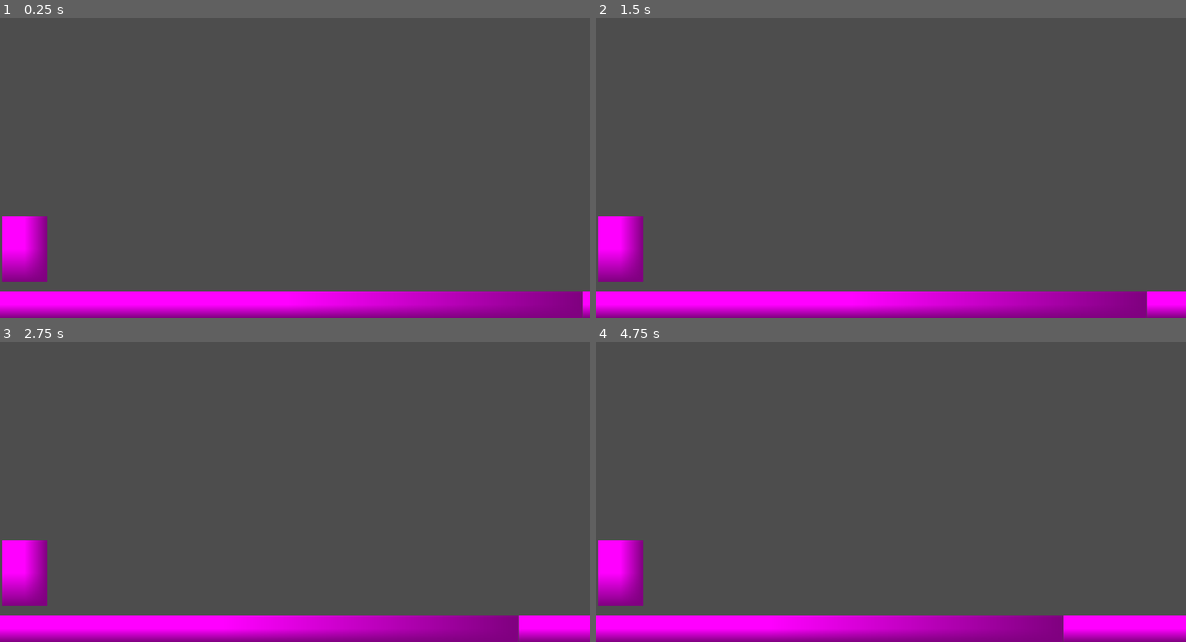
Above: before the commit, frames 1-4 (two rows, left to right).
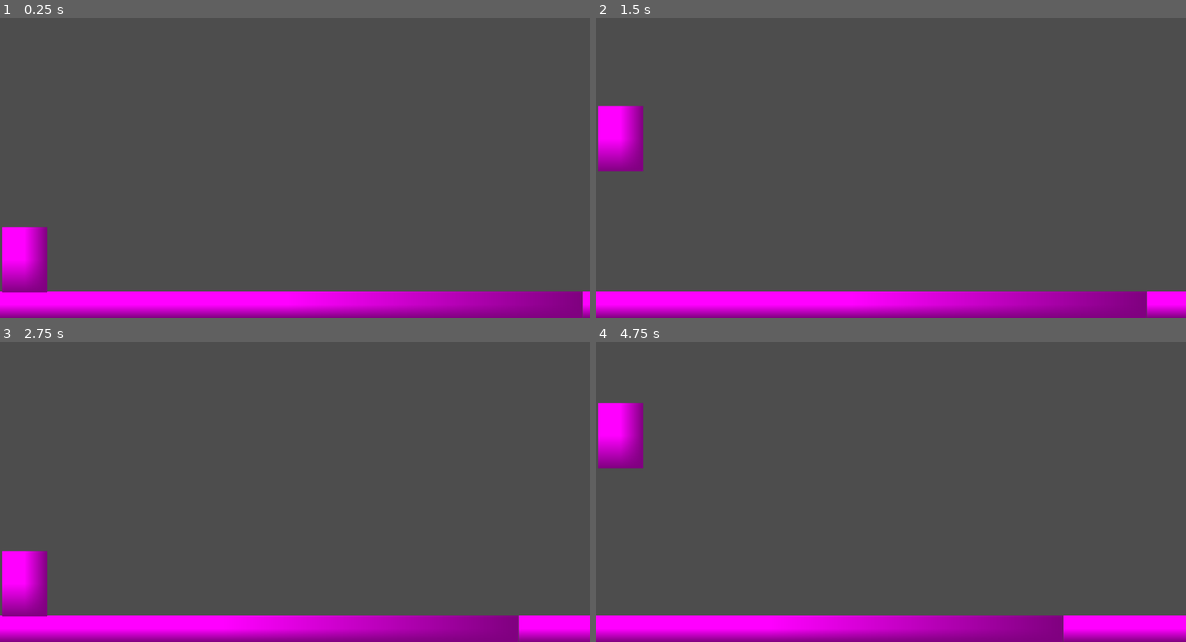
Above: after the commit, the same moments.

Repository: Sacrit38/outlaw-outworld
Game: Godot game, scene res://scenes/main.tscn
The game is run twice, just before and just after one commit, with the same random seed, the same clock (stepped at 60 frames per second) and the same inputs. Before the commit the project has no main scene; this scene is started directly in both runs.
Inputs (mouse positions are in pixels of both pictures, inside the frame that each line leads up to):
- Up to frame 1 (0.25 s): no input
- Up to frame 2 (1.5 s): tap Enter at 0.5 s; move the mouse to (1020, 135) at 0.52 s; click (1020, 135) at 0.6 s; tap Space (jump_button, bound only after the commit) at 0.77, 1.07 s; right-click (1020, 135) at 0.8 s; move the mouse to (773, 168) at 1.27 s; right-click (773, 168) at 1.35 s
- Up to frame 3 (2.75 s): tap Space (jump_button, bound only after the commit) at 1.52, 1.55, 1.82, 2.1 s; move the mouse to (354, 405) at 2.02 s; click (354, 405) at 2.3 s
- Up to frame 4 (4.75 s): move the mouse to (861, 543) at 2.77 s; click (861, 543) at 2.85 s; tap Space (jump_button, bound only after the commit) at 3.02, 3.32, 3.77, 3.8, 4.07, 4.52 s; right-click (861, 543) at 3.05 s; move the mouse to (1068, 525) at 3.52 s; right-click (1068, 525) at 3.6 s; move the mouse to (714, 426) at 4.27 s; click (714, 426) at 4.35 s

The runs differ from the first frame. In frame 1, 1.0% of the frame differs, in the area x 0-9%, y 66-92%; in frame 2, 3.3%; in frame 3, 1.0%; in frame 4, 3.4%, in the area x 0-9%, y 20-88%.
Error before the commit: Parse Error: Preload file "res://Scene/Projectile.tscn" does not exist. (res://scripts/outlaw.gd:8)

Commit message:
fix: mapped input button

Diff:
--- a/project.godot
+++ b/project.godot
@@ -11,8 +11,27 @@
 [application]
 
 config/name="Outlaw Outworld"
+run/main_scene="uid://c0am6kf1o8m5h"
 config/features=PackedStringArray("4.5", "GL Compatibility")
 config/icon="res://icon.svg"
+
+[input]
+
+attack_button={
+"deadzone": 0.2,
+"events": [Object(InputEventMouseButton,"resource_local_to_scene":false,"resource_name":"","device":-1,"window_id":0,"alt_pressed":false,"shift_pressed":false,"ctrl_pressed":false,"meta_pressed":false,"button_mask":1,"position":Vector2(267, 12),"global_position":Vector2(276, 60),"factor":1.0,"button_index":1,"canceled":false,"pressed":true,"double_click":false,"script":null)
+]
+}
+jump_button={
+"deadzone": 0.2,
+"events": [Object(InputEventKey,"resource_local_to_scene":false,"resource_name":"","device":-1,"window_id":0,"alt_pressed":false,"shift_pressed":false,"ctrl_pressed":false,"meta_pressed":false,"pressed":false,"keycode":0,"physical_keycode":32,"key_label":0,"unicode":32,"location":0,"echo":false,"script":null)
+]
+}
+weapon_swap={
+"deadzone": 0.2,
+"events": [Object(InputEventMouseButton,"resource_local_to_scene":false,"resource_name":"","device":-1,"window_id":0,"alt_pressed":false,"shift_pressed":false,"ctrl_pressed":false,"meta_pressed":false,"button_mask":2,"position":Vector2(47, 18),"global_position":Vector2(56, 66),"factor":1.0,"button_index":2,"canceled":false,"pressed":true,"double_click":false,"script":null)
+]
+}
 
 [rendering]
 
--- a/scripts/outlaw.gd
+++ b/scripts/outlaw.gd
@@ -5,7 +5,7 @@
 var Melee : bool = true
 var can_shoot: bool = true
 
-var Projectile = preload("res://Scene/Projectile.tscn")
+var Projectile = preload("uid://c08faj4cqcv8g")
 
 func shoot() -> void:
 	var p = Projectile.instantiate()
